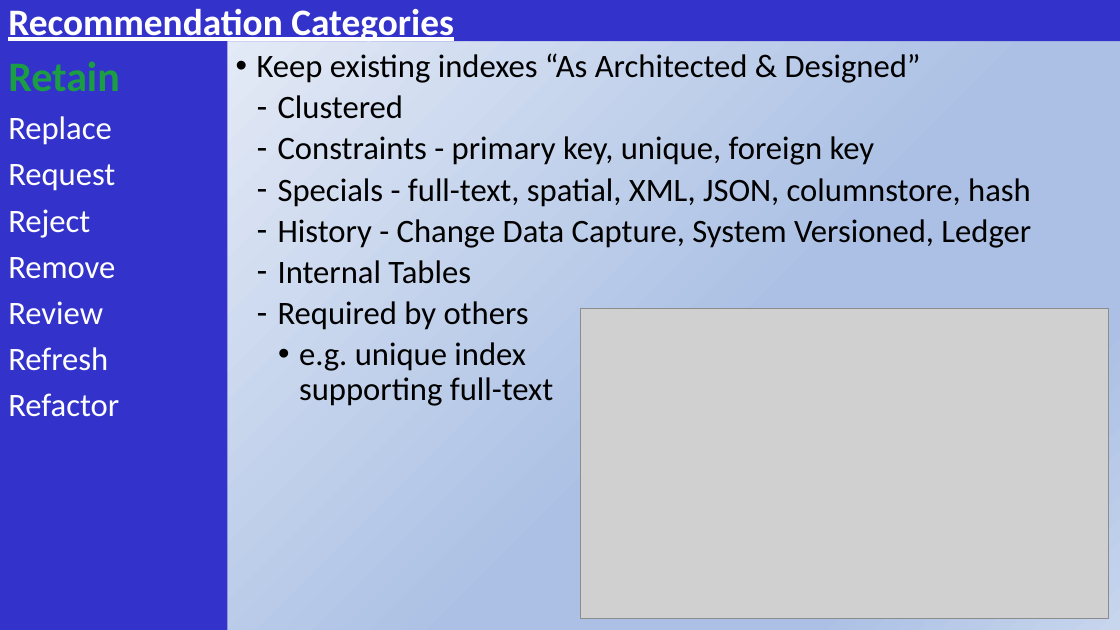
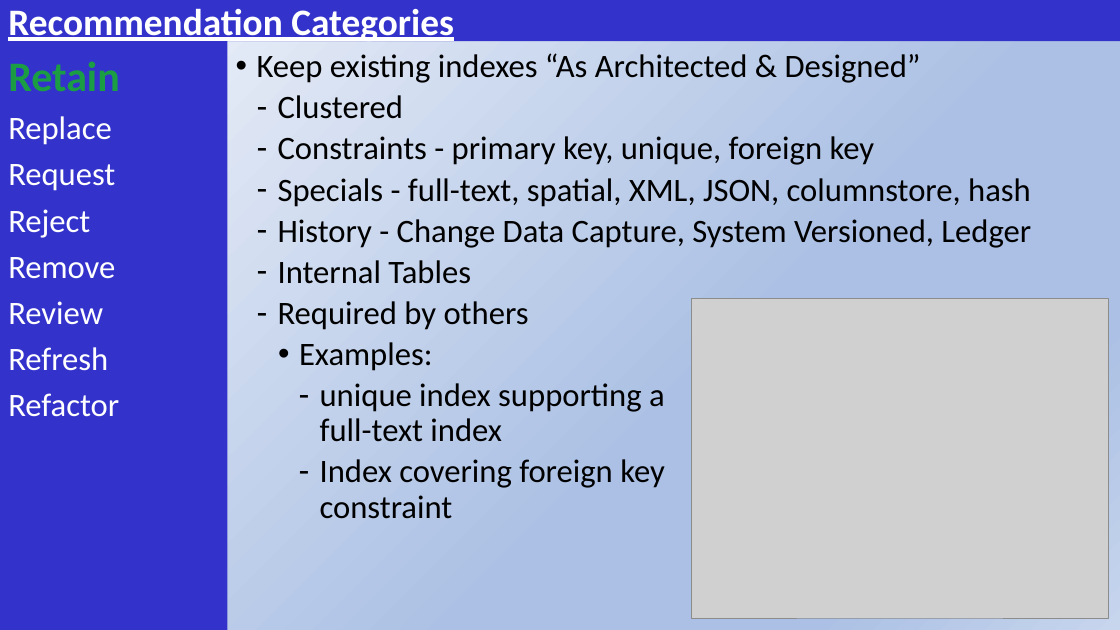
Before and after one commit to SQLXL/SQLXL, a slide deck: slide 22 of SQLXL_Index SQL Saturday South Florida 2025.pptx. Drawn at 1120x630 pixels with LibreOffice and Linux fonts; fonts in the diff are those of the drawing; grey boxes stand for pictures. Boxes give left, top, right and bottom in pixels: in the first picture for what was removed or moved away, otherwise in the second. Text is boxed around its words. In the diff, an @@ line names an element or a change of style, - is before the commit and + after.

```diff
--- a/SQLXL_Index SQL Saturday South Florida 2025.pptx
+++ b/SQLXL_Index SQL Saturday South Florida 2025.pptx
@@ picture: place and size @@
-picture at (581,308,1109,618)
+picture at (691,298,1109,618)
@@ text at (299,342,665,519): text changed @@
-    • e.g. unique index
-      supporting full-text
+    • Examples:
+      ‐ unique index supporting a
+        full-text index
+      ‐ Index covering foreign key
+        constraint
```
Also in this commit, not shown: 9 other slides changed, 1 slide added, 1 slide removed, 1 other file.
